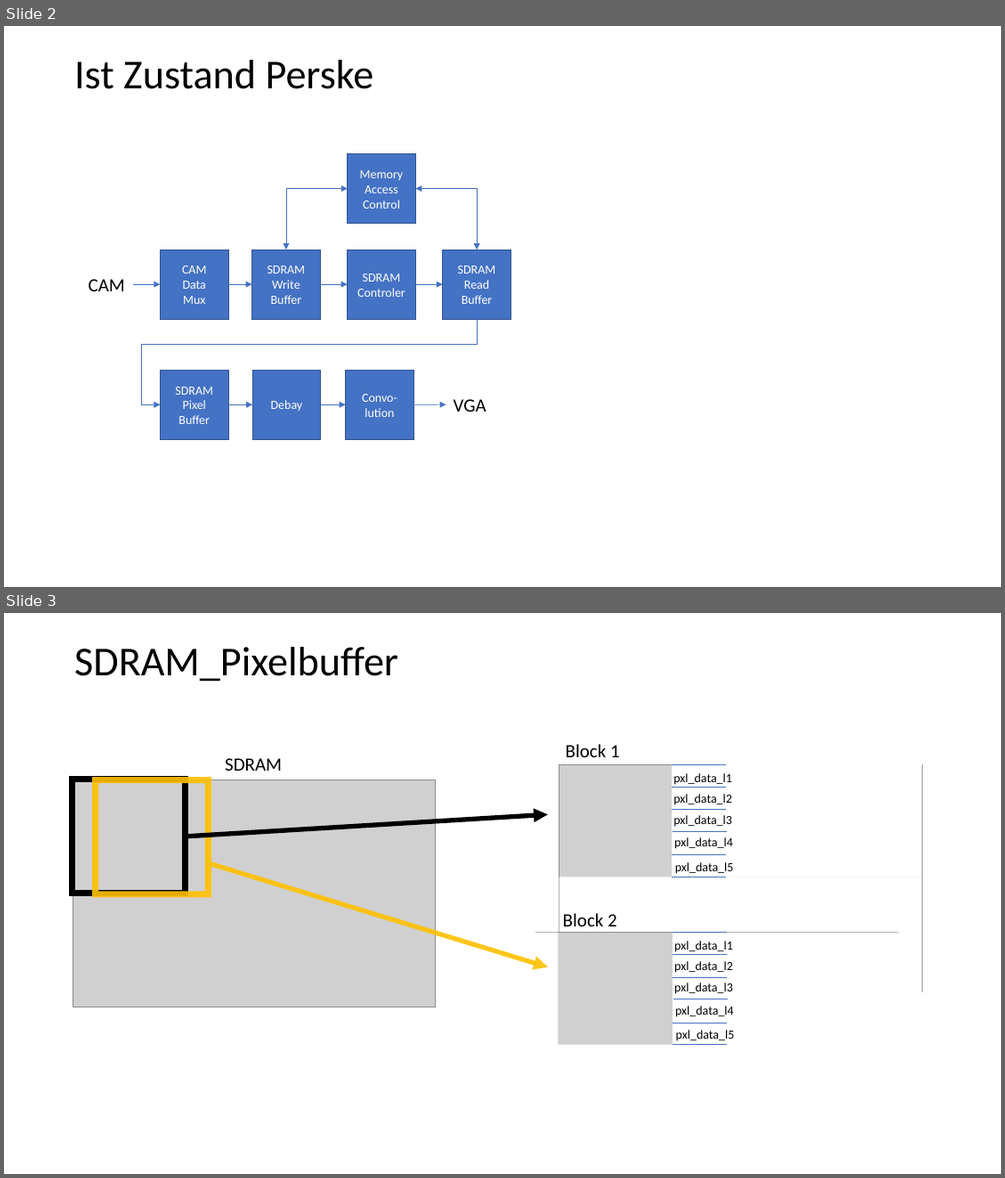
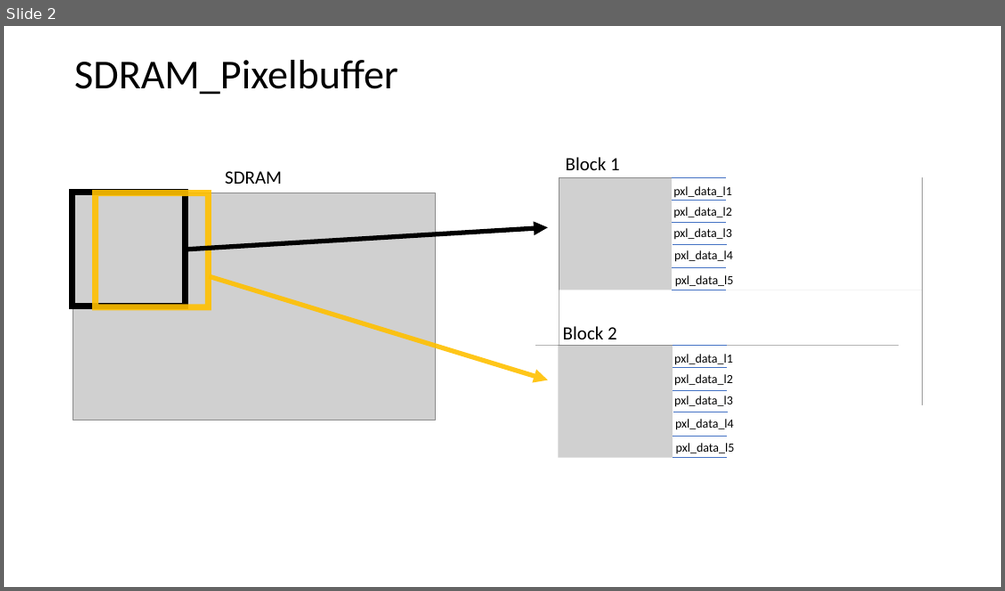
Before and after one commit to Chriss95De/Bachelors-Thesis-VHDL-Pattern-Detection, a slide deck: Dokumentation/Stand Oster/BayerPatternVearbeitung/Grafiken.pptx. Shown one above the other, each under a label of ours: slides 2 and 3 before the commit, slide 2 after it. The pictures are 1005x1178 and 1005x591 pixels, drawn with LibreOffice and Linux fonts; fonts in the diff are those of the drawing; grey boxes stand for pictures. Boxes give left, top, right and bottom in pixels: in the first picture for what was removed or moved away, otherwise in the second. Text is boxed around its words. In the diff, an @@ line names an element or a change of style, - is before the commit and + after.

```diff
--- a/Dokumentation/Stand Oster/BayerPatternVearbeitung/Grafiken.pptx
+++ b/Dokumentation/Stand Oster/BayerPatternVearbeitung/Grafiken.pptx
@@ slide 2 removed at (4, 26, 1001, 587), background #FFFFFF @@
@@ title removed at (74, 60, 374, 89) @@
-Ist Zustand Perske
@@ rectangle removed at (348, 154, 415, 224) @@
-Memory
-Access
-Control
@@ elbow double arrow removed from (286, 249) to (348, 188) @@
@@ elbow double arrow removed from (415, 188) to (477, 249) @@
@@ rectangle removed at (161, 249, 228, 319) @@
-CAM
-Data
-Mux
@@ rectangle removed at (252, 249, 320, 319) @@
-SDRAM
-Write
-Buffer
@@ rectangle removed at (348, 249, 415, 319) @@
-SDRAM
-Controler
@@ rectangle removed at (443, 249, 511, 319) @@
-SDRAM
-Read
-Buffer
@@ text removed at (89, 279, 125, 291) @@
-CAM
@@ arrow removed from (133, 284) to (161, 284) @@
@@ arrow removed from (228, 284) to (252, 284) @@
@@ arrow removed from (320, 284) to (348, 284) @@
@@ arrow removed from (415, 284) to (443, 284) @@
@@ elbow arrow removed from (477, 319) to (161, 404) @@
@@ rectangle removed at (161, 370, 228, 440) @@
-SDRAM
-Pixel
-Buffer
@@ rectangle removed at (252, 370, 320, 440) @@
-Debay
@@ rectangle removed at (346, 370, 413, 440) @@
-Convo-lution
@@ text removed at (453, 399, 486, 411) @@
-VGA
@@ arrow removed from (228, 404) to (252, 404) @@
@@ arrow removed from (321, 404) to (346, 404) @@
@@ arrow removed from (413, 404) to (446, 404) @@
@@ what was slide 3 is now slide 2 @@
```
Also in this commit, not shown: 1 slide changed, 14 other files.
